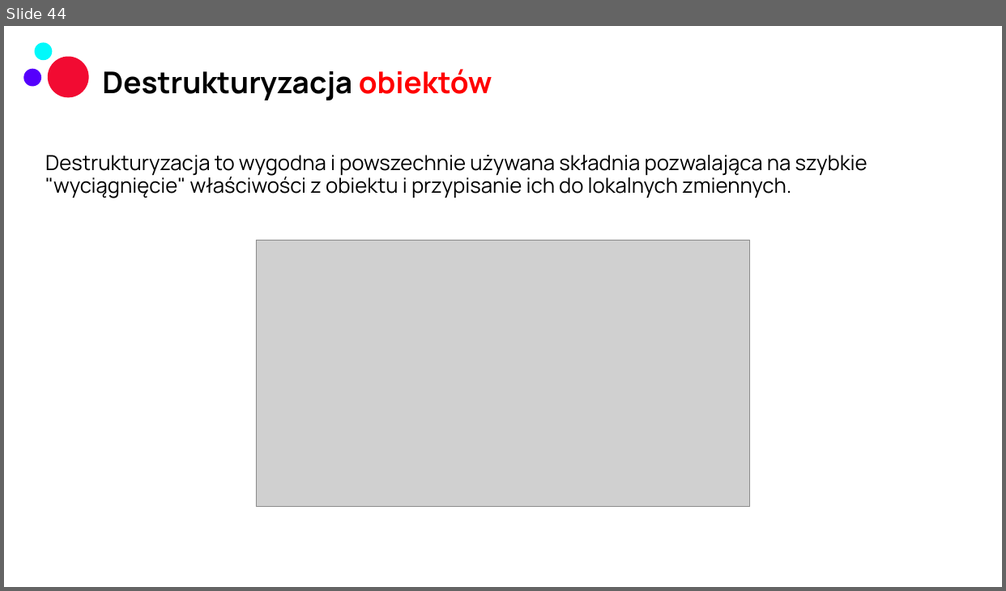
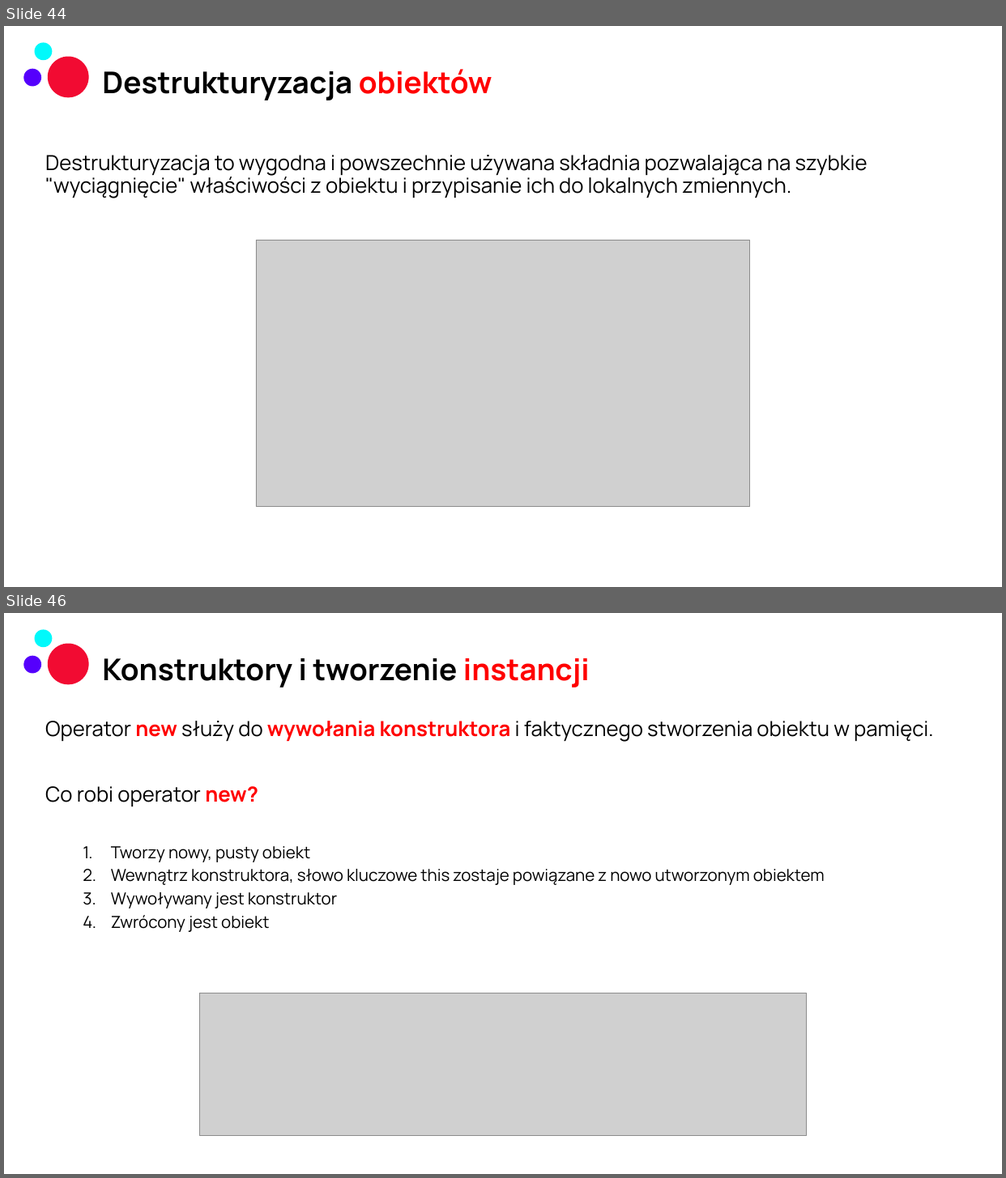
Before and after one commit to czyrski/JSTS_bnp, a slide deck: JavaScript i TypeScript.pptx. Shown one above the other, each under a label of ours: slide 44 before the commit, slides 44 and 46 after it; the slides between them are not shown. The pictures are 1006x591 and 1006x1178 pixels, drawn with LibreOffice and Linux fonts; fonts in the diff are those of the drawing; grey boxes stand for pictures; background and template pictures are left out. Boxes give left, top, right and bottom in pixels: in the first picture for what was removed or moved away, otherwise in the second. Text is boxed around its words. In the diff, an @@ line names an element or a change of style, - is before the commit and + after.

```diff
--- a/JavaScript i TypeScript.pptx
+++ b/JavaScript i TypeScript.pptx
@@ slide 46 added at [4,613,1002,1174], background picture (left out); not listed: 3 template elements that a slide beside it also shows @@
@@ title added at [102,658,590,688], 28.8 pt, text #000000, bold @@
+Konstruktory i tworzenie instancji
@@ text added at [45,721,934,932], 16 pt, text #000000 @@
+Operator new służy do wywołania konstruktora i faktycznego stworzenia obiektu w pamięci.
+Co robi operator new?
+  1. Tworzy nowy, pusty obiekt
+  2. Wewnątrz konstruktora, słowo kluczowe this zostaje powiązane z nowo utworzonym obiektem
+  3. Wywoływany jest konstruktor
+  4. Zwrócony jest obiekt
@@ picture added at [199,994,807,1136] @@
```
Also in this commit, not shown: 1 other slide added, 1 other file.
